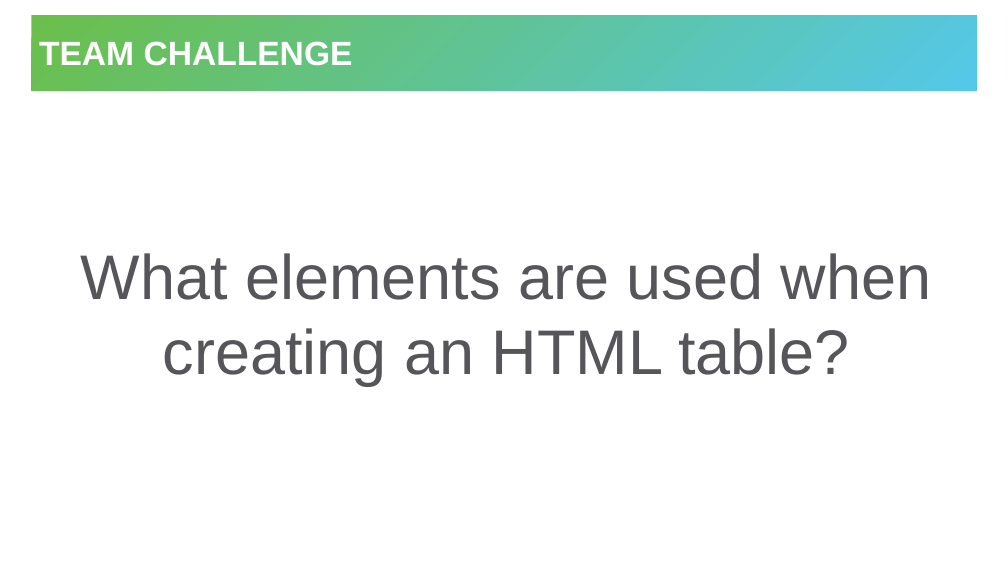
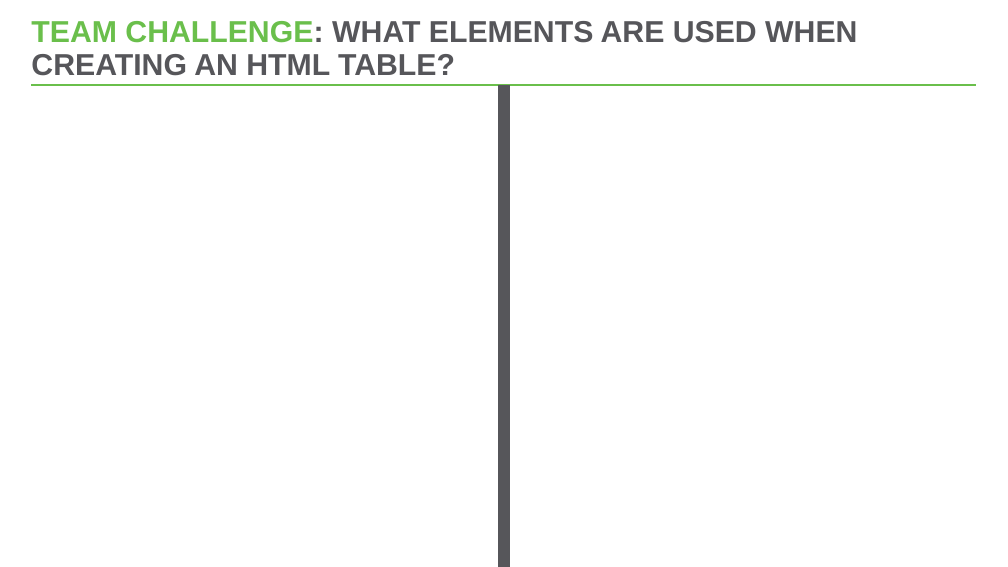
Before and after one commit to hytechclub/web-101, a slide deck: slide 5 of Week10/ReviewGame.pptx. Drawn at 1008x567 pixels with LibreOffice and Linux fonts; fonts in the diff are those of the drawing. Boxes give left, top, right and bottom in pixels: in the first picture for what was removed or moved away, otherwise in the second. Text is boxed around its words. In the diff, an @@ line names an element or a change of style, - is before the commit and + after.

```diff
--- a/Week10/ReviewGame.pptx
+++ b/Week10/ReviewGame.pptx
@@ title at (31, 21, 857, 76): text changed; size 32 to 28.8 pt; text colour #FFFFFF to #56565A @@
-TEAM CHALLENGE
+TEAM CHALLENGE: WHAT ELEMENTS ARE USED WHEN CREATING AN HTML TABLE?
@@ title "TEAM CHALLENGE: WHAT ELEMENTS ARE ...": place and size @@
-title "TEAM CHALLENGE: WHAT ELEMENTS ARE ..." at (32, 15, 977, 91)
+title "TEAM CHALLENGE: WHAT ELEMENTS ARE ..." at (31, 21, 857, 76)
@@ title "TEAM CHALLENGE: WHAT ELEMENTS ARE ..." at (31, 21, 857, 76): fill gradient #6ABF4B to #54C8E8 to none @@
@@ line added from (32, 85) to (977, 85), #54C8E8 2.25 pt @@
@@ line added from (504, 85) to (504, 567), #56565A 11 pt @@
@@ text removed at (81, 253, 932, 386) @@
-What elements are used when creating an HTML table?
```
Also in this commit, not shown: 20 other slides changed.
